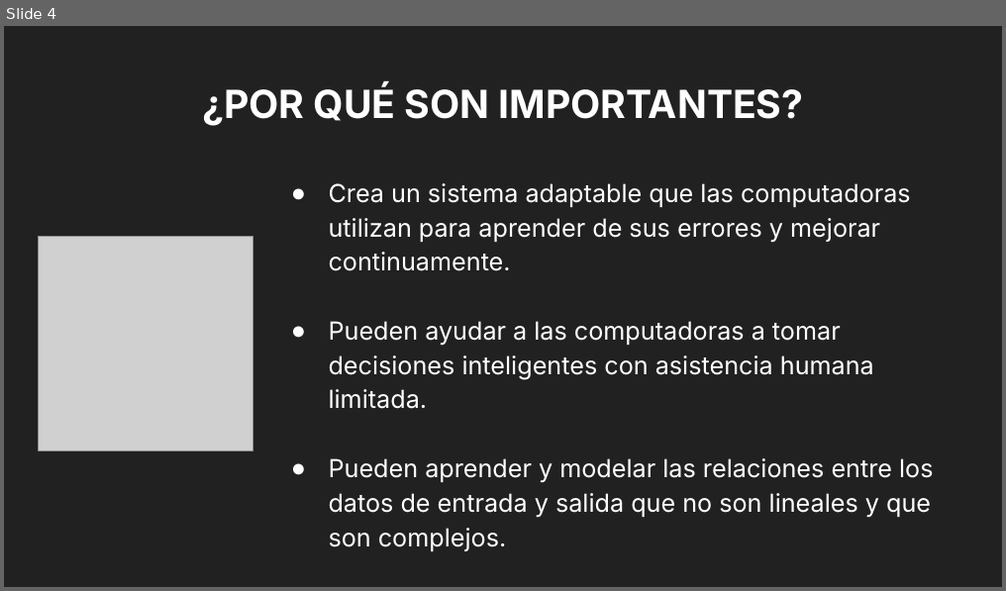
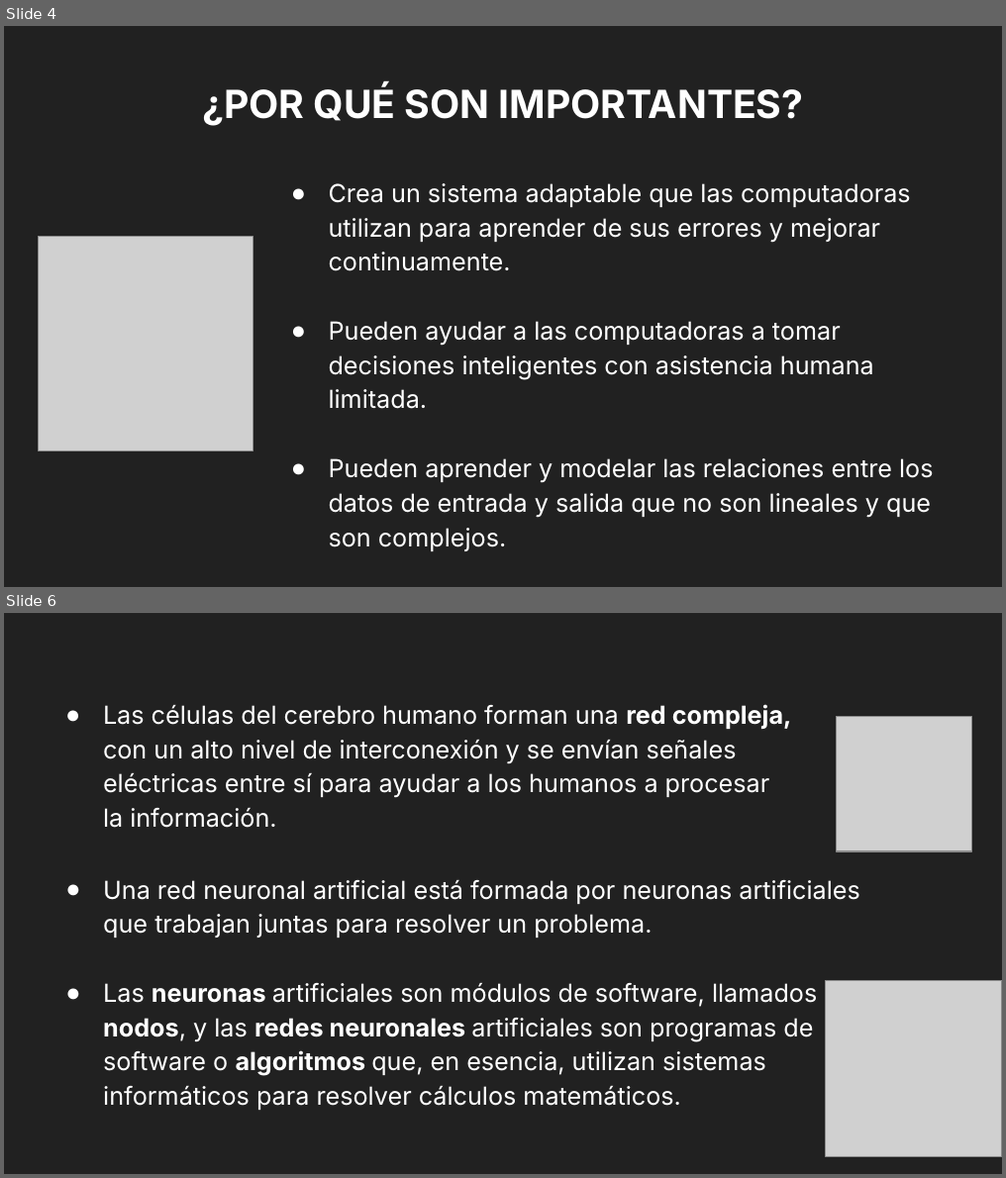
Before and after one commit to VataUTN/Deteccion_de_Figuras_Geometricas, a slide deck: Parcial MI.odp. Shown one above the other, each under a label of ours: slide 4 before the commit, slides 4 and 6 after it; the slides between them are not shown. The pictures are 1006x591 and 1006x1178 pixels, drawn with LibreOffice and Linux fonts; fonts in the diff are those of the drawing; grey boxes stand for pictures. Boxes give left, top, right and bottom in pixels: in the first picture for what was removed or moved away, otherwise in the second. Text is boxed around its words. In the diff, an @@ line names an element or a change of style, - is before the commit and + after.

```diff
--- a/Parcial MI.odp
+++ b/Parcial MI.odp
@@ slide 6 added at (x1=4, y1=613, x2=1002, y2=1174), background #212121 @@
@@ text added at (x1=103, y1=704, x2=792, y2=828), 18 pt, text #FFFFFF @@
+● Las células del cerebro humano forman una red compleja, con un alto nivel de interconexión y se envían señales eléctricas entre sí para ayudar a los humanos a procesar la información.
@@ picture added at (x1=837, y1=716, x2=972, y2=852) @@
@@ text added at (x1=103, y1=880, x2=859, y2=1110), 18 pt, text #FFFFFF @@
+● Una red neuronal artificial está formada por neuronas artificiales que trabajan juntas para resolver un problema.
+● Las neuronas artificiales son módulos de software, llamados nodos, y las redes neuronales artificiales son programas de software o algoritmos que, en esencia, utilizan sistemas informáticos para resolver cálculos matemáticos.
@@ picture added at (x1=826, y1=980, x2=1002, y2=1157) @@
```
Also in this commit, not shown: 3 other slides added.
